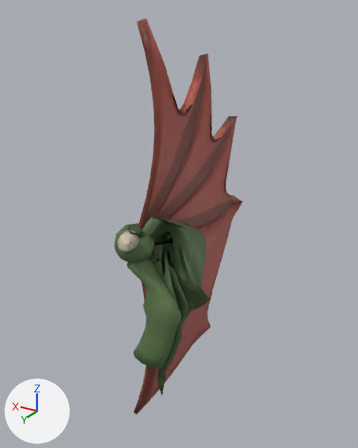
Before and after pictures for a commit that changed the Blender file assets/source/blender/cpart_wing_dragon.blend.
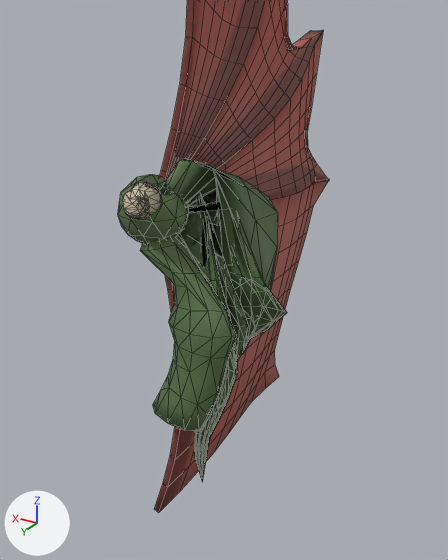
There are two pictures of each version: one whole from a 50 mm lens placed at (-0.285, 0.398, 0.416), pointed at (0.0, -0.076, 0.179), one close up from a 50 mm lens placed at (-0.221, 0.301, 0.299), pointed at (-0.034, -0.01, 0.143). Every picture has the same lights, and +X, +Y and +Z are marked at lower left. The first two pictures are the older version. Both versions are drawn at full value of the shape key 'H1_Fold' of 'WingDragon'; the numbers are the values there. The close-ups show mesh edges as thin lines.

In view in the first close-up: 'Membrane', 'WingDragon'.
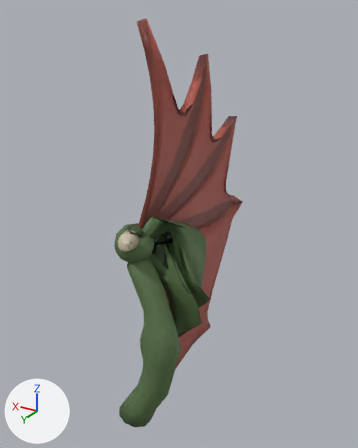
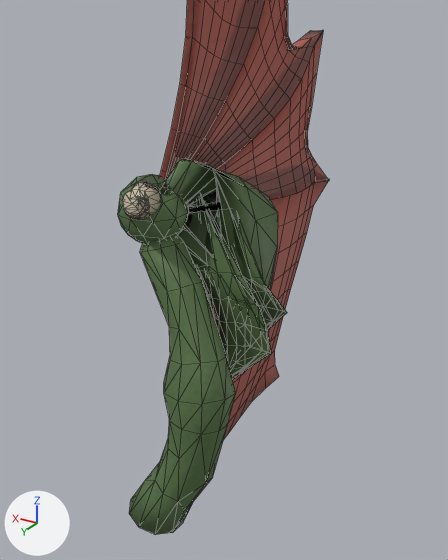
Location of each change, [x1, y1, x2, y2] in pixels of the close-ups (448 x 560 px; the box of a moved part takes in the faces that stretch with it):
'WingDragon', reshaped (17% taller): before [118, 158, 287, 481]; after [118, 158, 287, 535]
part 1 of me_wingdragon_mesh, moved or reshaped: before [141, 202, 238, 481]; after [129, 202, 271, 535]

The change in detail:
me_wingdragon_mesh is used by ob_wingdragon; location (0.0, 0.0, 0.0).
me_wingdragon_mesh had 529 vertices, 1030 faces and spanned x -0.073..0.021, y -0.066..0.052, z 0.012..0.223.
me_wingdragon_mesh now has 529 vertices, 1030 faces and spans x -0.073..0.021, y -0.066..0.06, z -0.024..0.223.
me_wingdragon_mesh part 1: 156 of 529 vertices moved; they spanned x -0.063..-0.002, y -0.014..0.043, z 0.012..0.192 and now span x -0.071..0.008, y -0.018..0.06, z -0.024..0.193; mean shift (0.005, -0.011, -0.02); largest move (-0.037, 0.031, 0.059) -> (-0.021, 0.024, -0.023).
